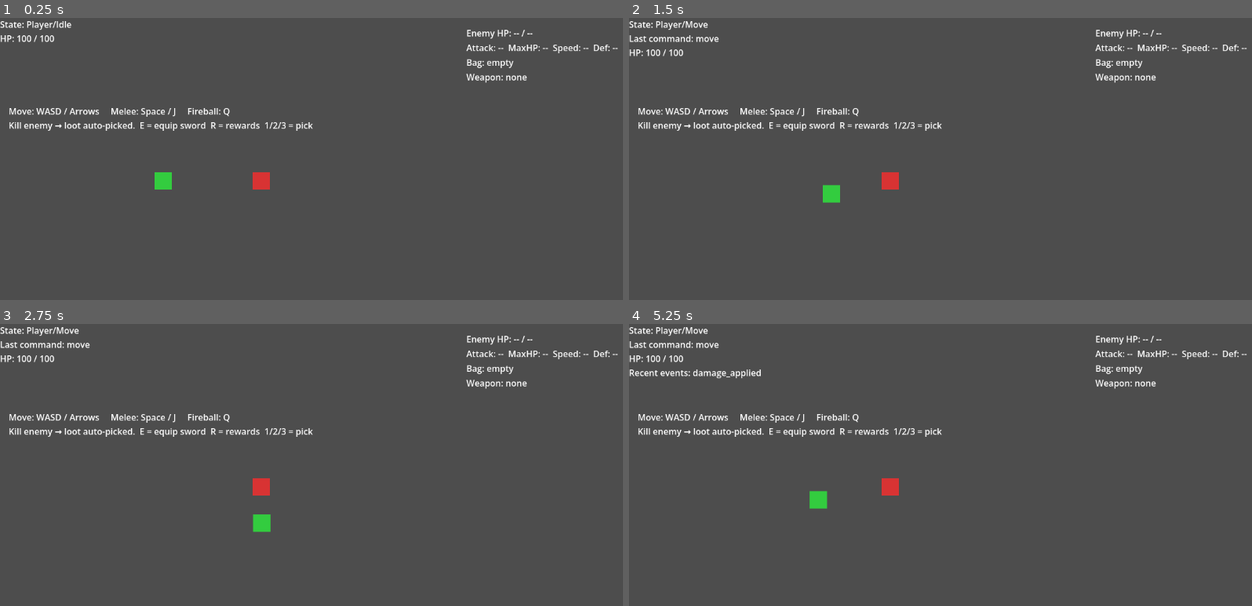
Above: before the commit, frames 1-4 (two rows, left to right).
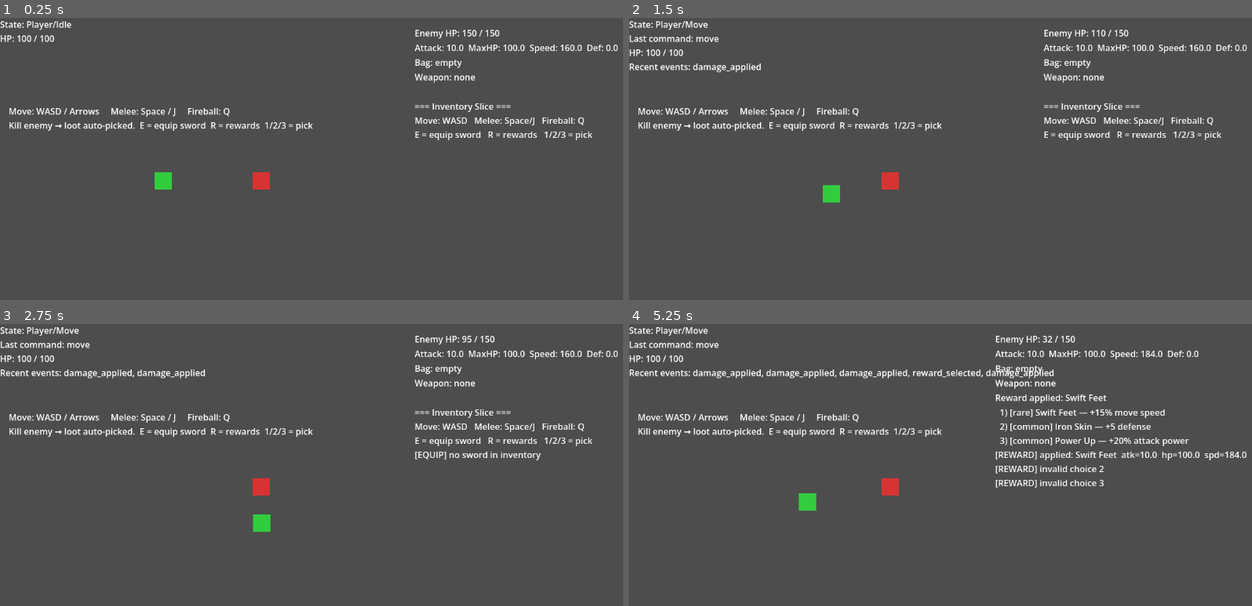
Above: after the commit, the same moments.

Repository: xiaofeiqiu/mkit
Game: Godot game, scene res://game/demo/bootstrap.tscn
Two runs of this game, one before a commit and one after it. Both use one fixed random seed, a clock stepped at 60 frames per second and the inputs below.
Inputs:
- Up to frame 1 (0.25 s): no input
- Up to frame 2 (1.5 s): tap Enter at 0.5 s; hold D 0.53-1.28 s; tap J at 0.6 s; tap Space at 0.77 s; hold S from 1.28 s (still down); tap Q at 1.35 s
- Up to frame 3 (2.75 s): tap Space at 1.52 s; release S at 2.03 s; hold D from 2.03 s (still down); tap E at 2.1 s
- Up to frame 4 (5.25 s): release D at 2.78 s; hold W 2.78-3.53 s; tap R at 2.85 s; tap Space at 3.02, 3.77, 4.52 s; hold A 3.53-5.03 s; tap 1 at 3.6 s; tap 2 at 4.35 s; hold S from 5.03 s (still down); tap 3 at 5.1 s

The runs differ from the first frame. In frame 1, 1.9% of the frame differs, in the area x 66-100%, y 4-44%; in frame 2, 2.2%; in frame 3, 2.5%; in frame 4, 4.1%, in the area x 21-100%, y 4-67%.
Error before the commit: Parse Error: Identifier "_reward_used" not declared in the current scope. (res://game/demo/phase3_inventory_slice.gd:324)

Commit message:
feat: cooldown 粉

Diff:
--- a/game/demo/phase3_inventory_slice.gd
+++ b/game/demo/phase3_inventory_slice.gd
@@ -321,13 +321,6 @@
 
 
 func _generate_rewards() -> void:
-	if _reward_used:
-		_log("[REWARD] already used this run")
-		return
-	if not _pending_rewards.is_empty():
-		_log("[REWARD] pick from current options first (1/2/3)")
-		return
-
 	var ctx := GameplayContext.new()
 	ctx.source = player
 
@@ -363,7 +356,6 @@
 			_get_player_stat("move_speed")
 		])
 		_pending_rewards.clear()
-		_reward_used = true
 		_reward_label.text = "Reward applied: %s" % option.display_name
 	else:
 		_log("[REWARD] apply failed")
